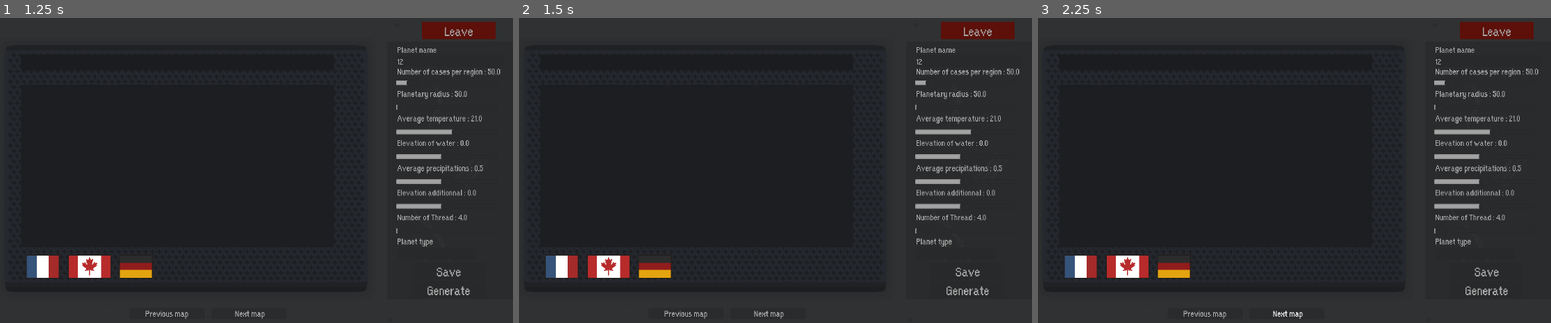
Above: before the commit, frames 1-3 (left to right).
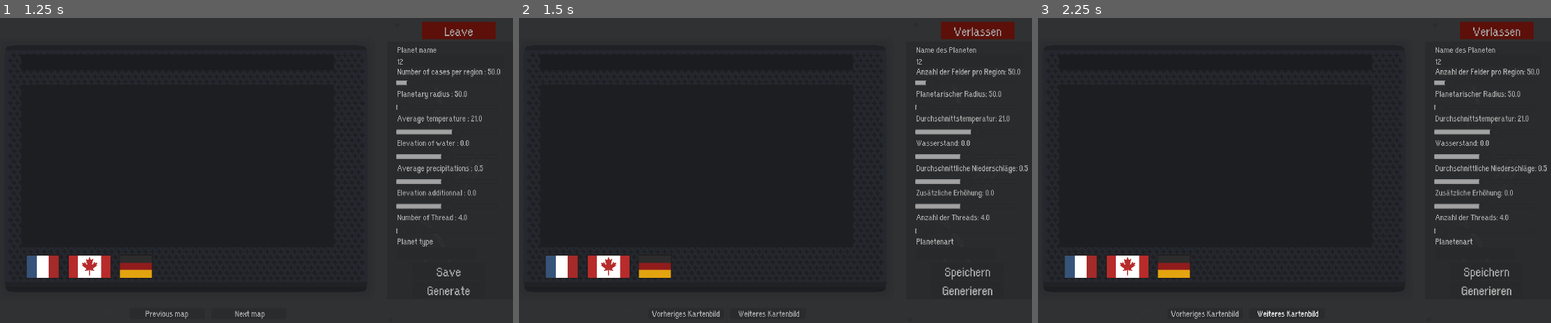
Above: after the commit, the same moments.

Repository: Jujedie/PlanetGenerator
Game: Godot game, scene res://data/scn/master.tscn
The game is run twice, just before and just after one commit, with the same random seed, the same clock (stepped at 60 frames per second) and the same inputs.
Inputs (mouse positions are in pixels of both pictures, inside the frame that each line leads up to):
- Up to frame 1 (1.25 s): click (451, 60) at 0.52 s; type "12" at 0.6 s
- Up to frame 2 (1.5 s): click (652, 265) at 1.25 s
- Up to frame 3 (2.25 s): click "Next map" (after the commit: "Weiteres Kartenbild") at 2 s

Frame 1 is identical in both runs. In frame 2, 2.2% of the frame differs, in the area x 25-100%, y 2-99%; in frame 3, 2.2%.

Commit message:
Ajout de la prise en charge des langues allemandes et russes avec mise à jour des fonctions de changement de langue.

Diff:
--- a/src/master.gd
+++ b/src/master.gd
@@ -205,6 +205,26 @@
 	print("Language changed to English.")
 	maj_labels()
 
+func _on_btn_german_pressed() -> void:
+	if langue == "de":
+		print("Die Sprache ist bereits auf Deutsch eingestellt.")
+		return
+
+	langue = "de"
+	TranslationServer.set_locale(langue)
+	print("Sprache auf Deutsch geändert.")
+	maj_labels()
+
+func _on_btn_russian_pressed() -> void:
+	if langue == "ru":
+		print("Язык уже установлен на русский.")
+		return
+
+	langue = "ru"
+	TranslationServer.set_locale(langue)
+	print("Язык изменен на русский.")
+	maj_labels()
+
 func maj_labels() -> void:
 	var sldRayonPlanetaire = $Node2D/Control/sldRayonPlanetaire
 	var label = $Node2D/Control/sldRayonPlanetaire/Node2D/Label
